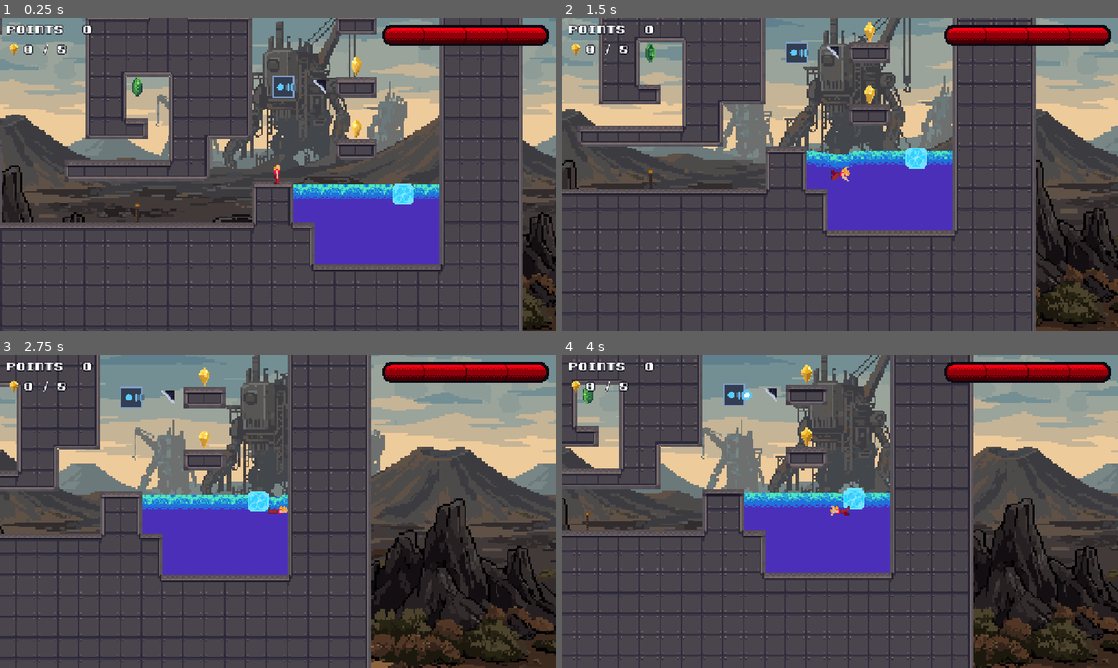
Above: before the commit, frames 1-4 (two rows, left to right).
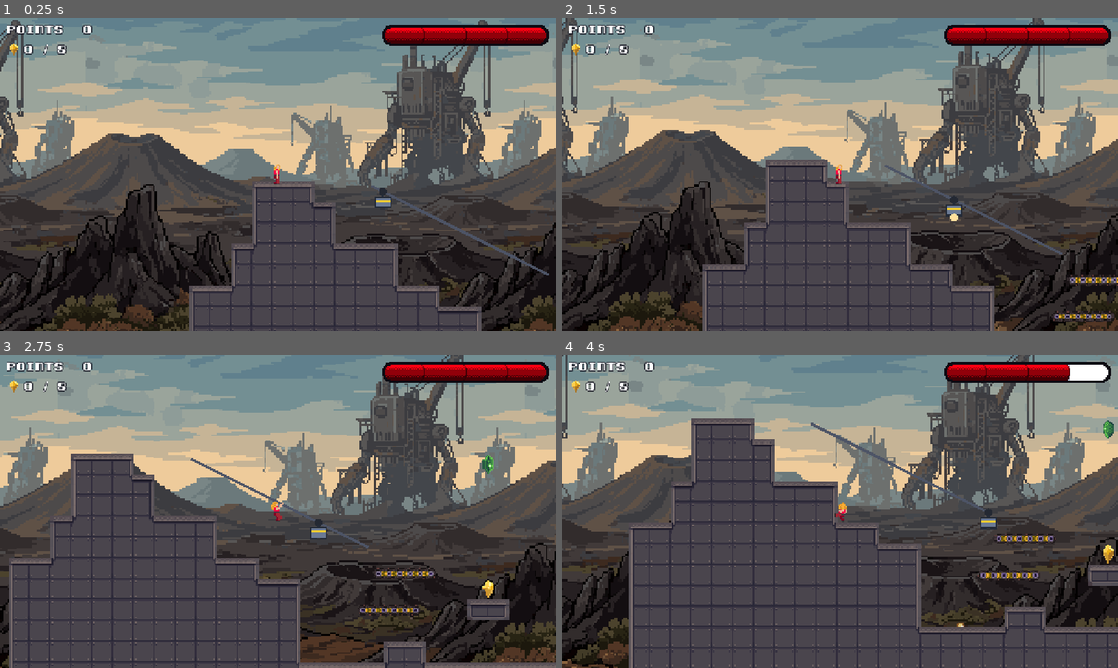
Above: after the commit, the same moments.

Repository: cygnuszwaan/objon
Game: Godot game, scene res://scenes/levels/level_1-1.tscn
Two runs of this game, one before a commit and one after it. Both use one fixed random seed, a clock stepped at 60 frames per second and the inputs below.
Inputs (mouse positions are in pixels of both pictures, inside the frame that each line leads up to):
- Up to frame 1 (0.25 s): no input
- Up to frame 2 (1.5 s): tap Enter at 0.5 s; move the mouse to (962, 158) at 0.52 s; hold D (move_right) 0.53-1.25 s; hold S (crouch) 0.53-1.25 s; click (962, 158) at 0.67 s; tap Space (jump) at 0.77, 1.07 s; tap J (kick) at 0.8 s; drag from (728, 190) to (845, 174) at 1.27 s
- Up to frame 3 (2.75 s): move the mouse to (333, 442) at 2.02 s; hold D (move_right) from 2.03 s (still down); hold Space (jump) from 2.03 s (still down); tap S (crouch) at 2.3 s
- Up to frame 4 (4 s): release D (move_right) at 2.75 s; release Space (jump) at 2.75 s; drag from (812, 574) to (767, 439) at 2.77 s; move the mouse to (1006, 558) at 3.52 s; hold A (move_left) from 3.53 s (still down); hold Space (jump) from 3.53 s (still down); tap J (kick) at 3.6 s

The runs differ from the first frame. In frame 1, 64% of the frame differs, in the area x 0-100%, y 0-100%; in frame 2, 59%; in frame 3, 56%; in frame 4, 56%.

Commit message:
brachiable rail

Diff:
--- a/scenes/enemies/rail_bot.gd
+++ b/scenes/enemies/rail_bot.gd
@@ -25,6 +25,8 @@
 ## Power contract (see power_target.gd): powered = running. Unpowered, the bot stops where it is and stops dripping,
 ## the glow goes out; powered again, it carries on. A PowerTarget child is in the scene: with nothing wired to it the bot
 ## runs forever. `invert` is read by that child.
+##
+## Contact: touching the body hurts the player and knocks them off a rail hang (see _poll_contact()).
 ##
 ## Contracts other objects rely on:
 ##   take_damage(amount) -> int   the kick / laser / mine-blast contract (group "enemy"): costs `health` points, and at 0 it
@@ -46,8 +48,13 @@
 			_snap_to_start()
 			update_configuration_warnings()
 @export var mode: Mode = Mode.PING_PONG
+## Lets the player hang from this bot's rail (brachiate along it, or slide down it if it slopes). The rail joins group
+## "grab_rail" at run time; a rail with no bot can be made grabbable by putting its Path2D in that group by hand.
+@export var rail_grabbable: bool = true
 ## Hits it takes to destroy (a kick, a laser pulse, a mine's blast).
 @export_range(1, 5) var health: int = 1
+## Damage the bot does to the player on contact (`take_hit()`, which also knocks the player off a rail or out of any held state).
+@export var contact_damage: int = 1
 ## Flips the power state (read by the PowerTarget child).
 @export var invert: bool = false
 
@@ -93,6 +100,7 @@
 
 @onready var art: Node2D = $RailBotArt
 @onready var body_shape: CollisionShape2D = $CollisionShape2D
+@onready var hitbox: Area2D = $Hitbox
 
 func _ready() -> void:
 	_health = health
@@ -102,6 +110,7 @@
 		return
 	add_to_group("enemy")
 	add_to_group("saveable")
+	add_to_group("rail_bot")  # the player's rail hang treats it as an obstacle
 	_drip_clock = phase_offset * drip_interval
 	_apply_pose()
 
@@ -119,7 +128,10 @@
 	return warnings
 
 func _physics_process(delta: float) -> void:
-	if Engine.is_editor_hint() or _dead or not _powered:
+	if Engine.is_editor_hint() or _dead:
+		return
+	_poll_contact()  # before the powered check: a stopped bot still hurts
+	if not _powered:
 		return
 	_advance(delta)
 	_drip_clock += delta
@@ -127,6 +139,13 @@
 		_drip_clock -= drip_interval
 		_drip()
 	_apply_pose()
+
+## Contact damage: the Hitbox (Area2D, layer 0, mask 1, a little bigger than the body) is polled every physics frame, not
+## signalled once, so a player whose i-frames ran out while touching is hit again (same as Sawwheel and Crusher).
+func _poll_contact() -> void:
+	for body in hitbox.get_overlapping_bodies():
+		if body != self and body.has_method("take_hit"):
+			body.take_hit(contact_damage, global_position + Vector2(0.0, EXPLOSION_OFFSET.y))
 
 # --- the rail --------------------------------------------------------------------------------
 
@@ -177,8 +196,12 @@
 	var path := _rail_path()
 	if path == null or path.curve == null:
 		return
-	if not path.curve.changed.is_connected(_rebuild_rail):
-		path.curve.changed.connect(_rebuild_rail)
+	if not path.curve.changed.is_connected(_on_rail_curve_changed):
+		path.curve.changed.connect(_on_rail_curve_changed)
+	if rail_grabbable and not Engine.is_editor_hint():
+		path.add_to_group(&"grab_rail")  # see player.gd's rail hang
+	if path.has_method(&"draws_own_line"):
+		return  # a Rail node draws itself
 	var line := path.get_node_or_null(RAIL_NODE_NAME) as Line2D
 	if line == null:
 		line = Line2D.new()
@@ -187,6 +210,13 @@
 		line.default_color = RAIL_COLOR
 		path.add_child(line)  # unowned on purpose: rebuilt here every load and never saved
 	line.points = path.curve.get_baked_points()
+
+## The rail's curve was edited (in the editor a dragged Rail marker or Path2D point): redraw it and put the bot back
+## on its start.
+func _on_rail_curve_changed() -> void:
+	_rebuild_rail()
+	if Engine.is_editor_hint():
+		_snap_to_start()
 
 # --- sparks ----------------------------------------------------------------------------------
 
@@ -272,7 +302,9 @@
 	set_physics_process(false)
 	remove_from_group("enemy")
 	remove_from_group("saveable")
+	remove_from_group("rail_bot")
 	body_shape.set_deferred("disabled", true)
+	hitbox.set_deferred("monitoring", false)
 	if _hit_flash_tween and _hit_flash_tween.is_valid():
 		_hit_flash_tween.kill()
 	var explosion: AnimatedSprite2D = EXPLOSION_SCENE.instantiate()
--- a/scenes/enemies/rail_bot.tscn
+++ b/scenes/enemies/rail_bot.tscn
@@ -6,6 +6,9 @@
 
 [sub_resource type="RectangleShape2D" id="RectangleShape2D_body"]
 size = Vector2(12, 8)
+
+[sub_resource type="RectangleShape2D" id="RectangleShape2D_hit"]
+size = Vector2(14, 10)
 
 [node name="RailBot" type="AnimatableBody2D"]
 collision_mask = 0
@@ -19,5 +22,13 @@
 position = Vector2(0, 8)
 shape = SubResource("RectangleShape2D_body")
 
+[node name="Hitbox" type="Area2D" parent="."]
+collision_layer = 0
+collision_mask = 1
+
+[node name="CollisionShape2D" type="CollisionShape2D" parent="Hitbox"]
+position = Vector2(0, 8)
+shape = SubResource("RectangleShape2D_hit")
+
 [node name="PowerTarget" type="Node2D" parent="."]
 script = ExtResource("3_pwrtgt")
--- /dev/null
+++ b/scenes/interactive/rail.gd
@@ -0,0 +1,106 @@
+@tool
+class_name Rail
+extends Path2D
+## A rail the player can hang from and a rail bot can ride, authored by dragging Marker2D children instead of editing
+## a Curve2D. Put two or more Marker2D children under it; the curve runs through them in child order (straight, or
+## rounded with `smoothing`). A rail bot placed as a child of this node rides it. Because the curve is generated from the
+## markers (never authored, never saved), duplicating the node or instancing a scene that contains it keeps every
+## copy's own points: marker positions are ordinary node properties, which an instance saves.
+##
+## With fewer than two Marker2D children it leaves `curve` alone, so a Rail also works as a plain Path2D.
+##
+## Drawn here as a plain line (so a bot-less rail is visible too); rail bots skip drawing their own when the rail
+## answers `draws_own_line()`. Joins group "grab_rail" at run time when `grabbable` (see Rail hang in docs/player.md).
+##
+## Exports are authored values only; the generated curve and `_last_points` are runtime state.
+
+## Straight segments at 0; 1 rounds the corners through the markers (Catmull-Rom).
+@export_range(0.0, 1.0, 0.05) var smoothing: float = 0.0:
+	set(value):
+		smoothing = value
+		if is_node_ready():
+			_rebuild_curve()
+## Repeats the first marker as the last point so a rail bot in LOOP mode wraps without a jump.
+@export var closed: bool = false:
+	set(value):
+		closed = value
+		if is_node_ready():
+			_rebuild_curve()
+## Lets the player hang from this rail.
+@export var grabbable: bool = true
+@export_group("Look")
+@export var line_color: Color = Color(0.3, 0.33, 0.4)
+@export var line_width: float = 2.0
+
+var _last_points := PackedVector2Array()
+var _curve_owned := false  # this node created the current curve, so it may be mutated
+
+func _enter_tree() -> void:
+	# Children exist with their saved positions by now, and a rail bot child's own _ready() runs before this node's,
+	# so the curve is built here to be there when the bot snaps to its start.
+	_rebuild_curve()
+	if not child_order_changed.is_connected(_rebuild_curve):
+		child_order_changed.connect(_rebuild_curve)
+
+func _ready() -> void:
+	if not Engine.is_editor_hint() and grabbable:
+		add_to_group(&"grab_rail")
+	queue_redraw()
+
+func _process(_delta: float) -> void:
+	if Engine.is_editor_hint() and _marker_points() != _last_points:
+		_rebuild_curve()  # a marker was dragged
+
+func _get_configuration_warnings() -> PackedStringArray:
+	return rail_warnings()
+
+func rail_warnings() -> PackedStringArray:
+	var warnings := PackedStringArray()
+	if _marker_points().size() < 2 and (curve == null or curve.point_count < 2):
+		warnings.append("Add at least two Marker2D children: the rail runs through them in order.")
+	return warnings
+
+func _validate_property(property: Dictionary) -> void:
+	# The curve is generated from the markers, so it is not saved with the scene.
+	if property.name == "curve" and _marker_points().size() >= 2:
+		property.usage &= ~PROPERTY_USAGE_STORAGE
+
+func draws_own_line() -> bool:
+	return true
+
+func _marker_points() -> PackedVector2Array:
+	var points := PackedVector2Array()
+	for child in get_children():
+		if child is Marker2D:
+			points.append((child as Marker2D).position)
+	return points
+
+## Rebuilds the curve from the Marker2D children (a named method so a runtime editor can re-run it).
+func _rebuild_curve() -> void:
+	var points := _marker_points()
+	_last_points = points
+	if points.size() < 2:
+		queue_redraw()
+		update_configuration_warnings()
+		return
+	if not _curve_owned:
+		curve = Curve2D.new()  # never mutate a curve that came out of a saved scene: it may be shared
+		_curve_owned = true
+	curve.clear_points()
+	var count := points.size()
+	for i in count:
+		var prev := points[maxi(i - 1, 0)]
+		var next := points[mini(i + 1, count - 1)]
+		var handle := Vector2.ZERO
+		if smoothing > 0.0:
+			handle = (next - prev) * (1.0 / 6.0) * smoothing
+		curve.add_point(points[i], -handle, handle)
+	if closed:
+		curve.add_point(points[0], Vector2.ZERO, Vector2.ZERO)
+	queue_redraw()
+	update_configuration_warnings()
+
+func _draw() -> void:
+	if curve == null or curve.point_count < 2:
+		return
+	draw_polyline(curve.get_baked_points(), line_color, line_width)
--- /dev/null
+++ b/scenes/interactive/rail.tscn
@@ -0,0 +1,11 @@
+[gd_scene load_steps=2 format=3]
+
+[ext_resource type="Script" path="res://scenes/interactive/rail.gd" id="1_rail"]
+
+[node name="Rail" type="Path2D"]
+script = ExtResource("1_rail")
+
+[node name="Point1" type="Marker2D" parent="."]
+
+[node name="Point2" type="Marker2D" parent="."]
+position = Vector2(96, 0)
--- /dev/null
+++ b/scenes/interactive/rail_with_bot.tscn
@@ -0,0 +1,14 @@
+[gd_scene load_steps=3 format=3]
+
+[ext_resource type="Script" path="res://scenes/interactive/rail.gd" id="1_rail"]
+[ext_resource type="PackedScene" path="res://scenes/enemies/rail_bot.tscn" id="2_bot"]
+
+[node name="RailWithBot" type="Path2D"]
+script = ExtResource("1_rail")
+
+[node name="Point1" type="Marker2D" parent="."]
+
+[node name="Point2" type="Marker2D" parent="."]
+position = Vector2(96, 0)
+
+[node name="RailBot" parent="." instance=ExtResource("2_bot")]
--- a/scenes/levels/level_1-1.tscn
+++ b/scenes/levels/level_1-1.tscn
@@ -17,6 +17,7 @@
 [ext_resource type="PackedScene" uid="uid://cpe7wi8c5xsb" path="res://scenes/interactive/basin.tscn" id="16_aghq8"]
 [ext_resource type="PackedScene" path="res://scenes/traps/arc/arc_turret.tscn" id="16_y0ep0"]
 [ext_resource type="PackedScene" uid="uid://divuey832521a" path="res://scenes/interactive/mirror.tscn" id="17_y0ep0"]
+[ext_resource type="PackedScene" path="res://scenes/interactive/rail_with_bot.tscn" id="18_2ms0b"]
 [ext_resource type="PackedScene" path="res://scenes/interactive/ice_block.tscn" id="18_ujeiy"]
 
 [node name="TestLevel" type="Node2D" unique_id=1261410649]
@@ -64,7 +65,7 @@
 
 [node name="Player" parent="." unique_id=61703917 instance=ExtResource("8_y0ep0")]
 z_index = 1
-position = Vector2(948, 568)
+position = Vector2(260, 472)
 
 [node name="ConveyorBelt" parent="." unique_id=1339758374 instance=ExtResource("10_yjlda")]
 position = Vector2(460, 596)
@@ -154,5 +155,12 @@
 [node name="IceBlock" parent="." unique_id=621311001 instance=ExtResource("18_ujeiy")]
 position = Vector2(1044, 564)
 
+[node name="RailWithBot" parent="." unique_id=843558073 instance=ExtResource("18_2ms0b")]
+position = Vector2(332, 484)
+
+[node name="Point2" parent="RailWithBot" index="1"]
+position = Vector2(136, 68)
+
 [editable path="Backdrop"]
 [editable path="Tilemaps/ConductorLayers"]
+[editable path="RailWithBot"]
--- a/scenes/player/player.gd
+++ b/scenes/player/player.gd
@@ -252,7 +252,7 @@
 # hang_style below is how the rest of the hang code (mantle, letting go) tells the two apart while
 # sharing everything else (is_hanging, move_and_slide skip, moving-platform follow, kick-hitbox
 # facing, the hurt/interrupt teardown) unchanged.
-enum HangStyle { LEDGE, CATWALK_UNDER, SWING }
+enum HangStyle { LEDGE, CATWALK_UNDER, SWING, RAIL }
 var hang_style: HangStyle = HangStyle.LEDGE  # which kind of hang is_hanging currently refers to; only read while is_hanging
 
 # --- swing / trapeze (see swing.gd) ---
@@ -331,6 +331,20 @@
 var _skim_basin: WaterBasin = null  # the basin whose skim floor is up for this surfer, or null
 var _skim_was_on: bool = false  # on the skim floor last frame (the splash fires on the edge)
 var surf_board: Node2D  # the separate board sprite (SurfBoard in player.tscn); stage 2 tilts it
+# --- rail hang (HangStyle.RAIL): hanging from a Path2D in group "grab_rail" (see Rail hang in docs/player.md) ---
+@export var rail_grab_radius: float = 6.0  # px: the hand catches a rail within this distance (widened by the frame's fall step so a fast fall can't tunnel past)
+@export var rail_flat_degrees: float = 10.0  # a rail flatter than this is brachiated along (left/right travel); steeper is slid down with the hang sprite
+@export var rail_max_grab_degrees: float = 80.0  # a rail steeper than this (a wall) is not grabbable
+@export var rail_slide_gravity_scale: float = 0.6  # multiplies gravity along the rail's tangent while sliding
+@export var rail_slide_max_speed: float = 220.0  # px/s cap on the slide
+@export var rail_flat_friction: float = 600.0  # px/s^2 that slide speed decays by on a flat stretch (so sliding off a slope onto the flat coasts to a stop)
+@export var rail_catch_momentum: float = 0.5  # fraction of the speed along the tangent kept when catching a sloped rail
+@export var rail_grip_drop: float = 0.0  # px the hand sits below the rail's centre line
+var hang_rail: Path2D  # the rail a RAIL hang is on; only meaningful while is_hanging and hang_style == RAIL
+var _rail_offset: float = 0.0  # distance along hang_rail's baked curve, px
+var _rail_speed: float = 0.0  # signed px/s along the curve (toward increasing offset is positive); slide and flat-coast speed
+var _rail_jumped_off: bool = false  # jumped (or was thrown) off a rail: no catch until the fall begins, so the rise cannot re-grab
+
 @export var catwalk_hang_probe_range: float = 8.0
 	# how far above the hand the straight-up probe reaches looking for a catwalk's underside.
 	# Raycasts ignore one_way_collision (that flag only affects body-vs-body resolution), so this
@@ -616,6 +630,8 @@
 		if is_hanging and one_shot_action == OneShotAction.NONE:  # is_hanging: the follow above may have just force-released it
 			if hang_style == HangStyle.SWING:
 				_update_swing_hang(input_dir)  # push with left/right, crouch drops off, jump jumps off; up does nothing
+			elif hang_style == HangStyle.RAIL:
+				_update_rail_hang(input_dir, delta)  # brachiate (flat) or slide (sloped); crouch drops, jump jumps and can re-catch on the way down
 			elif hang_style == HangStyle.CATWALK_UNDER and _hang_crust_blocked():
 				is_hanging = false  # liquid rose into the space under the crust (roadmap 6.1): let go and fall
 				hang_lockout_timer = hang_regrab_lockout
@@ -904,6 +920,11 @@
 	if not is_climbing and not is_hanging and not is_swimming and one_shot_action == OneShotAction.NONE and hang_lockout_timer <= 0.0 and not is_on_floor() and time_since_airborne >= hang_min_airborne_time:
 		_try_grab_swing()
 
+	# --- rail grab: airborne, hand within reach of a grabbable rail. Catches on the way up too (a jump can reach a rail),
+	# except right after jumping off one (_rail_jumped_off), when it waits for the fall.
+	if not is_climbing and not is_hanging and not is_swimming and not is_surfing and one_shot_action == OneShotAction.NONE and hang_lockout_timer <= 0.0 and not is_on_floor():
+		_try_grab_rail()
+
 	_update_hang_debug_probes()
 	_log_if_stuck(delta)
 	_update_landing_sound()
@@ -1423,6 +1444,8 @@
 	fall_anim_delay_timer = 0.0
 	hang_platform = null
 	_detach_swing()
+	_detach_rail()
+	_rail_jumped_off = false
 	_end_surf(false)  # a hit ends the surf (a jump pad doesn't come through here while surfing, see launch())
 	_air_carry_active = false  # a hit or a launch replaces whatever momentum the swing gave
 
@@ -2129,6 +2152,7 @@
 	is_hanging = false
 	hang_platform = null
 	_detach_swing()
+	_detach_rail()
 	hang_lockout_timer = hang_regrab_lockout
 
 # --- surf ---------------------------------------------------------------------------------------------------------
@@ -2645,6 +2669,186 @@
 		hang_swing.detach_rider(self)
 	hang_swing = null
 
+# --- rail hang ------------------------------------------------------------------------------------------------------
+# A held hang (is_hanging, hang_style RAIL, no move_and_slide()) from a Path2D in group "grab_rail" (RailBot adds its rail).
+# The hand is pinned to the curve at _rail_offset every frame. Where the rail is flatter than rail_flat_degrees the player
+# brachiates along it (the "brachiate" animation, left/right); steeper, the "hang" sprite slides down it under
+# rail_slide_gravity_scale of gravity. Jump leaves the rail upward and it can be caught again on the way down; crouch lets go.
+
+## The rail's unit tangent in world space at `offset`, pointing toward increasing offset.
+func _rail_tangent_at(path: Path2D, offset: float) -> Vector2:
+	var curve := path.curve
+	var a := curve.sample_baked(maxf(offset - 1.0, 0.0))
+	var b := curve.sample_baked(minf(offset + 1.0, curve.get_baked_length()))
+	var t := path.global_transform.basis_xform(b - a)
+	return t.normalized() if t.length_squared() > 0.0001 else Vector2.RIGHT
+
+func _rail_point_at(path: Path2D, offset: float) -> Vector2:
+	return path.to_global(path.curve.sample_baked(offset))
+
+func _try_grab_rail() -> void:
+	if _rail_jumped_off:
+		if velocity.y < 0.0:
+			return
+		_rail_jumped_off = false
+	var hand := global_position + Vector2(0.0, hang_hand_local_offset.y)
+	var reach := maxf(rail_grab_radius, velocity.y * get_physics_process_delta_time())
+	var max_slope_y := sin(deg_to_rad(rail_max_grab_degrees))
+	var best: Path2D = null
+	var best_offset := 0.0
+	var best_distance := INF
+	for node in get_tree().get_nodes_in_group(&"grab_rail"):
+		var path := node as Path2D
+		if path == null or path.curve == null or path.curve.point_count < 2 or path.curve.get_baked_length() <= 0.0:
+			continue
+		var offset := path.curve.get_closest_offset(path.to_local(hand))
+		var distance := hand.distance_to(_rail_point_at(path, offset))
+		if distance > reach or distance >= best_distance:
+			continue
+		if absf(_rail_tangent_at(path, offset).y) > max_slope_y:
+			continue  # a wall, not a rail
+		best = path
+		best_offset = offset
+		best_distance = distance
+	if best == null:
+		return
+	var anchor := _rail_point_at(best, best_offset) + Vector2(0.0, rail_grip_drop)
+	if _rail_pose_hits_bot(anchor - Vector2(0.0, hang_hand_local_offset.y)):
+		return  # the hanging body would sit inside a rail bot: fall past it instead
+	_start_rail_hang(best, best_offset)
+
+func _start_rail_hang(path: Path2D, offset: float) -> void:
+	var tangent := _rail_tangent_at(path, offset)
+	var sloped := absf(tangent.y) > sin(deg_to_rad(rail_flat_degrees))
+	is_hanging = true
+	hang_style = HangStyle.RAIL  # every hang start sets this explicitly (see _start_hang())
+	hang_facing = -1.0 if sprite.flip_h else 1.0
+	hang_platform = null
+	hang_rail = path
+	_rail_offset = offset
+	# Momentum along the rail is kept only on a slope; on a flat rail a fall's sideways speed would just be a short skid.
+	_rail_speed = clampf(tangent.dot(velocity) * rail_catch_momentum, -rail_slide_max_speed, rail_slide_max_speed) if sloped else 0.0
+	_rail_jumped_off = false
+	_end_surf(false)
+	velocity = Vector2.ZERO
+	_air_carry_active = false
+	_pin_to_rail()
+	_reset_teleport_interpolation()  # a hard snap of the hand onto the rail, same reasoning as _start_hang()
+	_set_rail_pose(sloped, false)
+	Audio.play(&"player/hang")
+
+## Puts the hand on the rail at _rail_offset (the rail may have moved, so this runs every frame).
+func _pin_to_rail() -> void:
+	hang_anchor = _rail_point_at(hang_rail, _rail_offset) + Vector2(0.0, rail_grip_drop)
+	global_position = hang_anchor - Vector2(0.0, hang_hand_local_offset.y)
+
+func _update_rail_hang(input_dir: float, delta: float) -> void:
+	if hang_rail == null or not is_instance_valid(hang_rail) or hang_rail.curve == null or hang_rail.curve.get_baked_length() <= 0.0:
+		_detach_rail()  # the rail is gone: just fall
+		is_hanging = false
+		hang_lockout_timer = hang_regrab_lockout
+		return
+	var length := hang_rail.curve.get_baked_length()
+	_rail_offset = clampf(_rail_offset, 0.0, length)
+	var tangent := _rail_tangent_at(hang_rail, _rail_offset)
+	var sloped := absf(tangent.y) > sin(deg_to_rad(rail_flat_degrees))
+
+	if Input.is_action_just_pressed("crouch"):
+		_release_rail(false, tangent)
+		return
+	if Input.is_action_just_pressed("jump"):
+		_release_rail(true, tangent)
+		return
+
+	# Speed along the curve: gravity's component along the tangent on a slope (tangent.y is positive going downhill),
+	# friction on the flat; on the flat, left/right add hand-over-hand travel on top.
+	if sloped:
+		_rail_speed = clampf(_rail_speed + gravity * rail_slide_gravity_scale * tangent.y * delta, -rail_slide_max_speed, rail_slide_max_speed)
+	else:
+		_rail_speed = move_toward(_rail_speed, 0.0, rail_flat_friction * delta)
+	var travel := _rail_speed
+	if not sloped and input_dir != 0.0:
+		travel += input_dir * signf(tangent.x) * catwalk_brachiate_speed
+	var new_offset := _rail_offset + travel * delta
+	if new_offset < 0.0 or new_offset > length:
+		if sloped:
+			_release_rail(false, tangent)  # slid off the end: carry on through the air
+			return
+		new_offset = clampf(new_offset, 0.0, length)  # brachiating to the end: stop there
+		_rail_speed = 0.0
+
+	var moved := absf(new_offset - _rail_offset) > 0.001
+	var step := new_offset - _rail_offset
+	_rail_offset = new_offset
+	_pin_to_rail()
+
+	# Facing follows the way the body is actually going along the screen.
+	var screen_dx := step * tangent.x
+	if moved and absf(screen_dx) > 0.0001:
+		hang_facing = signf(screen_dx)
+		sprite.flip_h = hang_facing < 0.0
+		_update_kick_hitbox_facing()
+	_set_rail_pose(sloped, moved)
+
+func _set_rail_pose(sloped: bool, moved: bool) -> void:
+	if sloped:
+		if sprite.animation != &"hang":
+			sprite.play("hang")
+		return
+	if not sprite.sprite_frames.has_animation(&"brachiate"):
+		if sprite.animation != &"hang":
+			sprite.play("hang")
+		return
+	if sprite.animation != &"brachiate":
+		sprite.play("brachiate")
+		sprite.frame = 0
+		sprite.pause()
+	if moved:
+		if not sprite.is_playing():
+			sprite.play("brachiate")
+	else:
+		sprite.pause()
+
+## Lets go of the rail. `jump` leaves upward and the rail can be caught again once the fall starts; otherwise it is a drop
+## with the usual re-grab lockout. On a slope the slide's velocity is carried through the air.
+func _release_rail(jump: bool, tangent: Vector2) -> void:
+	var carried := tangent * _rail_speed
+	var carry_x := carried.x
+	var was_sloped := absf(tangent.y) > sin(deg_to_rad(rail_flat_degrees))
+	_detach_rail()
+	is_hanging = false
+	velocity = carried if was_sloped else Vector2.ZERO
+	if jump:
+		velocity.y = jump_velocity
+		_rail_jumped_off = true
+		hang_lockout_timer = 0.0  # no lockout: _rail_jumped_off already holds the catch until the fall begins
+		_skip_buffered_jump = true  # this press was the jump: the buffered-jump consume later this frame must not fire again
+		Audio.play(&"player/jump")
+	else:
+		hang_lockout_timer = hang_regrab_lockout
+	if was_sloped:
+		_begin_air_carry(carry_x, true)
+
+func _detach_rail() -> void:
+	hang_rail = null
+	_rail_speed = 0.0
+
+## Would the standing collider, with the body origin at `pos`, overlap a rail bot? Only the grab asks: touching a bot hurts
+## (see Contact in the rail bot), so a grab that would put the body inside one is refused rather than taken and hit. (Rail bots join group "rail_bot".)
+func _rail_pose_hits_bot(pos: Vector2) -> bool:
+	var query := PhysicsShapeQueryParameters2D.new()
+	query.shape = collision_shape.shape
+	var xf := collision_shape.global_transform
+	xf.origin += pos - global_position
+	query.transform = xf
+	query.collision_mask = 1
+	query.exclude = [get_rid()]
+	for hit in get_world_2d().direct_space_state.intersect_shape(query, 8):
+		var body: Object = hit.get("collider")
+		if body is Node and (body as Node).is_in_group(&"rail_bot"):
+			return true
+	return false
+
 func _begin_mantle() -> void:
 	one_shot_action = OneShotAction.MANTLING
 	Audio.play(&"player/mantle")
Not shown: 1 places in scenes/enemies/rail_bot.tscn that only renumber resources
Not shown, added: scenes/interactive/rail.gd.uid
Not shown, removed: arc-flash-fix-and-arc-receiver.patch
Not shown, changed: docs/enemies.md
Not shown, changed: docs/platforms-conveyors.md
Not shown, changed: docs/player.md
Not shown, changed: export-audit.md
Not shown, changed: objon.md
